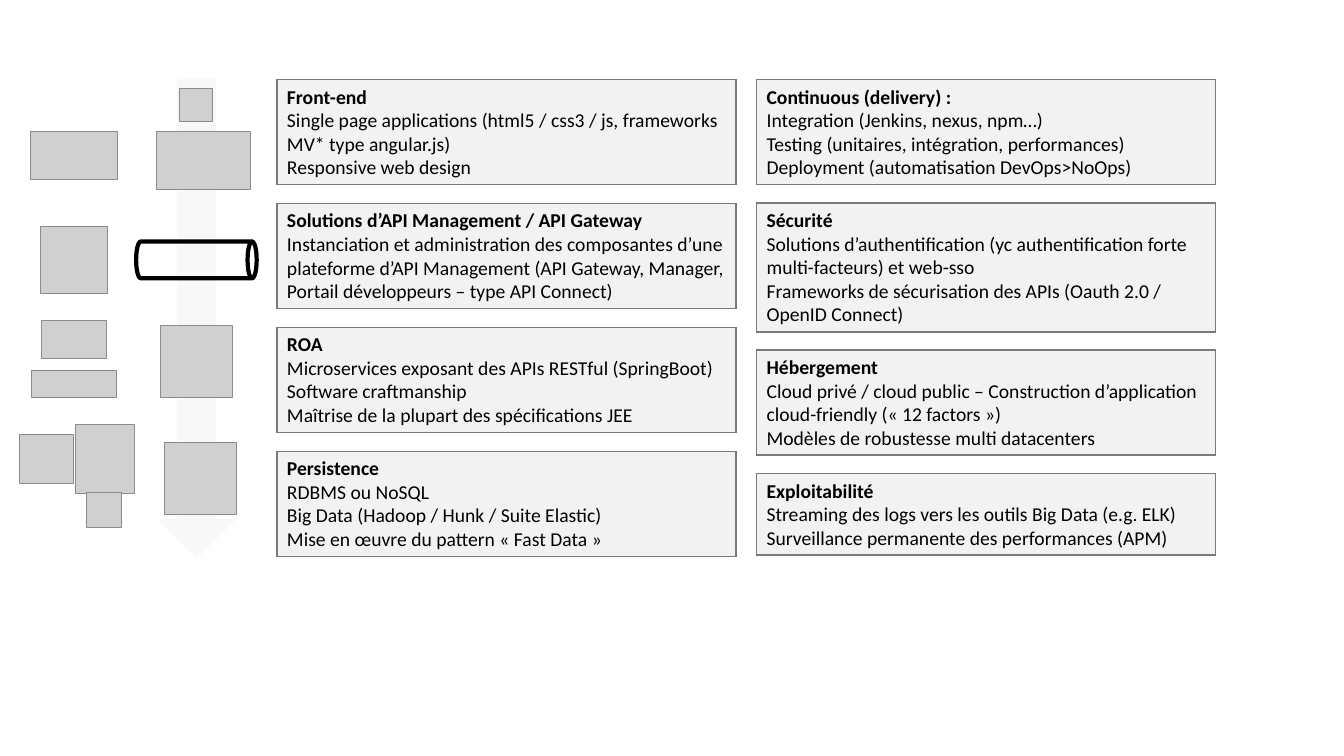
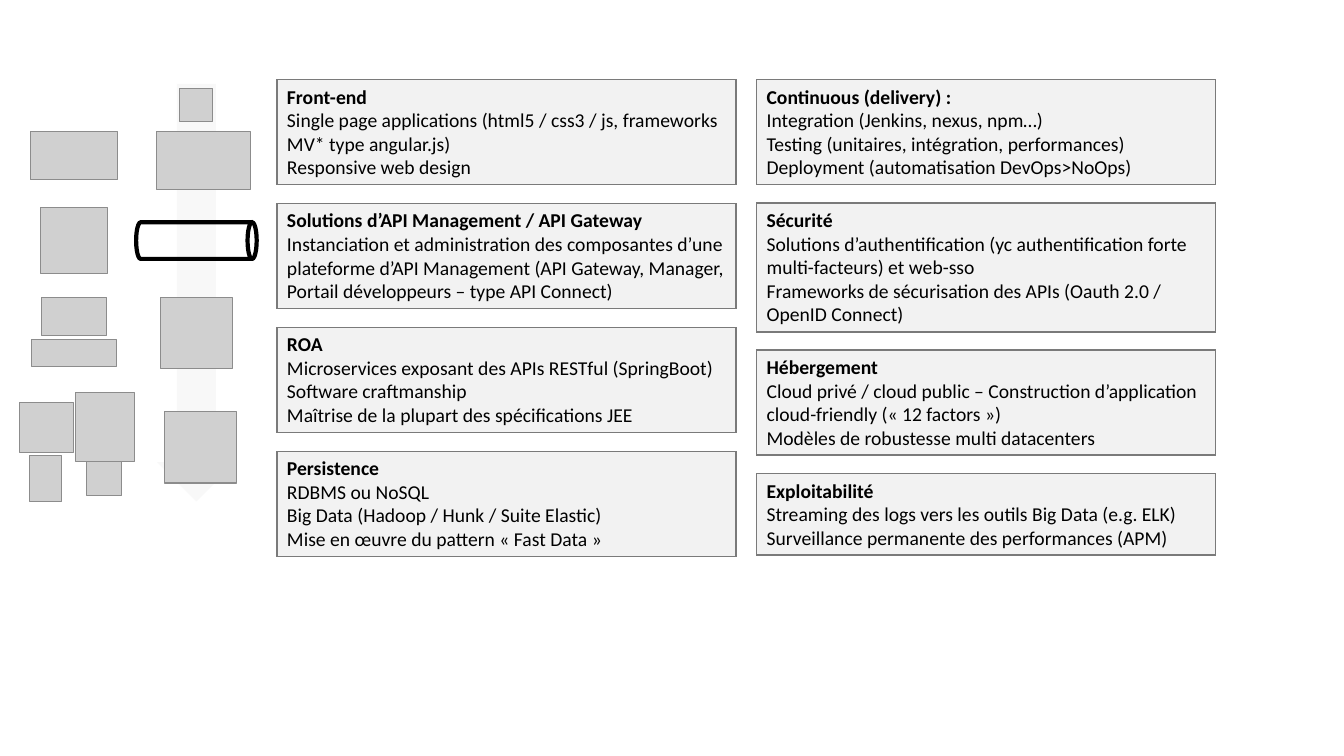
Before and after one commit to fchameau/CV, a slide deck: slide 1 of assets/images/CV.pptm. Drawn at 1344x756 pixels with LibreOffice and Linux fonts; fonts in the diff are those of the drawing; grey boxes stand for pictures. Boxes give left, top, right and bottom in pixels: in the first picture for what was removed or moved away, otherwise in the second. Text is boxed around its words. In the diff, an @@ line names an element or a change of style, - is before the commit and + after.

```diff
--- a/assets/images/CV.pptm
+++ b/assets/images/CV.pptm
@@ down arrow resized from (x1=157, y1=80, x2=236, y2=559) to (x1=157, y1=84, x2=236, y2=501) @@
@@ picture moved from (x1=41, y1=227, x2=108, y2=293) to (x1=41, y1=208, x2=108, y2=274) @@
@@ cylinder moved from (x1=136, y1=242, x2=257, y2=278) to (x1=136, y1=223, x2=257, y2=259) @@
@@ picture moved from (x1=41, y1=321, x2=106, y2=359) to (x1=41, y1=297, x2=106, y2=336) @@
@@ picture moved from (x1=19, y1=435, x2=74, y2=484) to (x1=19, y1=402, x2=74, y2=452) @@
@@ picture added at (x1=29, y1=456, x2=62, y2=502) @@
@@ 5 pictures moved together from (x1=31, y1=326, x2=236, y2=527) to (x1=31, y1=297, x2=236, y2=495) @@
```
Also in this commit, not shown: 3 other files.
